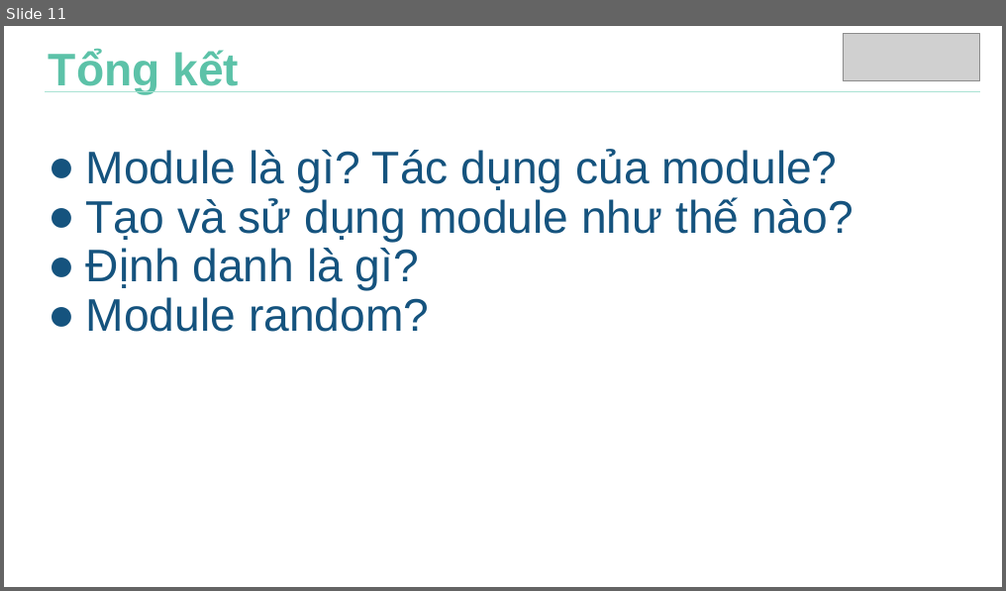
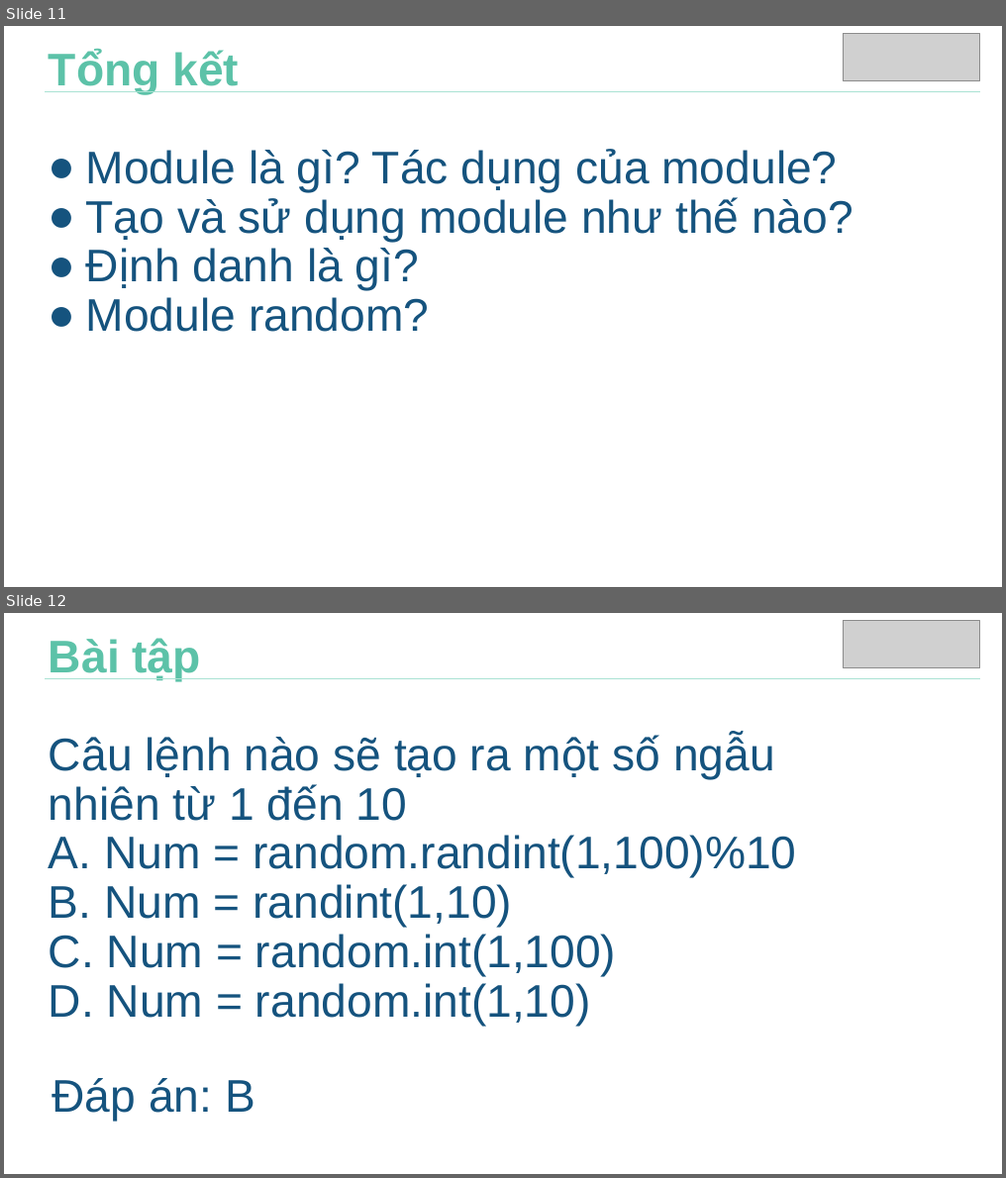
Before and after one commit to thaycacac/kids-dev, a slide deck: lv2/chapter3/Chapter3.pptx. Shown one above the other, each under a label of ours: slide 11 before the commit, slides 11 and 12 after it. The pictures are 1006x591 and 1006x1178 pixels, drawn with LibreOffice and Linux fonts; fonts in the diff are those of the drawing; grey boxes stand for pictures; background and template pictures are left out. Boxes give left, top, right and bottom in pixels: in the first picture for what was removed or moved away, otherwise in the second. Text is boxed around its words. In the diff, an @@ line names an element or a change of style, - is before the commit and + after.

```diff
--- a/lv2/chapter3/Chapter3.pptx
+++ b/lv2/chapter3/Chapter3.pptx
@@ slide 12 added at (4, 613, 1002, 1174), background picture (left out) @@
@@ title added at (49, 638, 796, 1027), 44 pt, text #15537E @@
+Bài tập
+Câu lệnh nào sẽ tạo ra một số ngẫu nhiên từ 1 đến 10
+A. Num = random.randint(1,100)%10
+B. Num = randint(1,10)
+C. Num = random.int(1,100)
+D. Num = random.int(1,10)
@@ picture added at (844, 621, 980, 667) @@
@@ line added from (980, 679) to (45, 679), #AAE2D3 0.75 pt @@
@@ text added at (53, 1078, 255, 1122), 44 pt, text #15537E @@
+Đáp án: B
```
Also in this commit, not shown: 2 other slides added, 2 other files.
